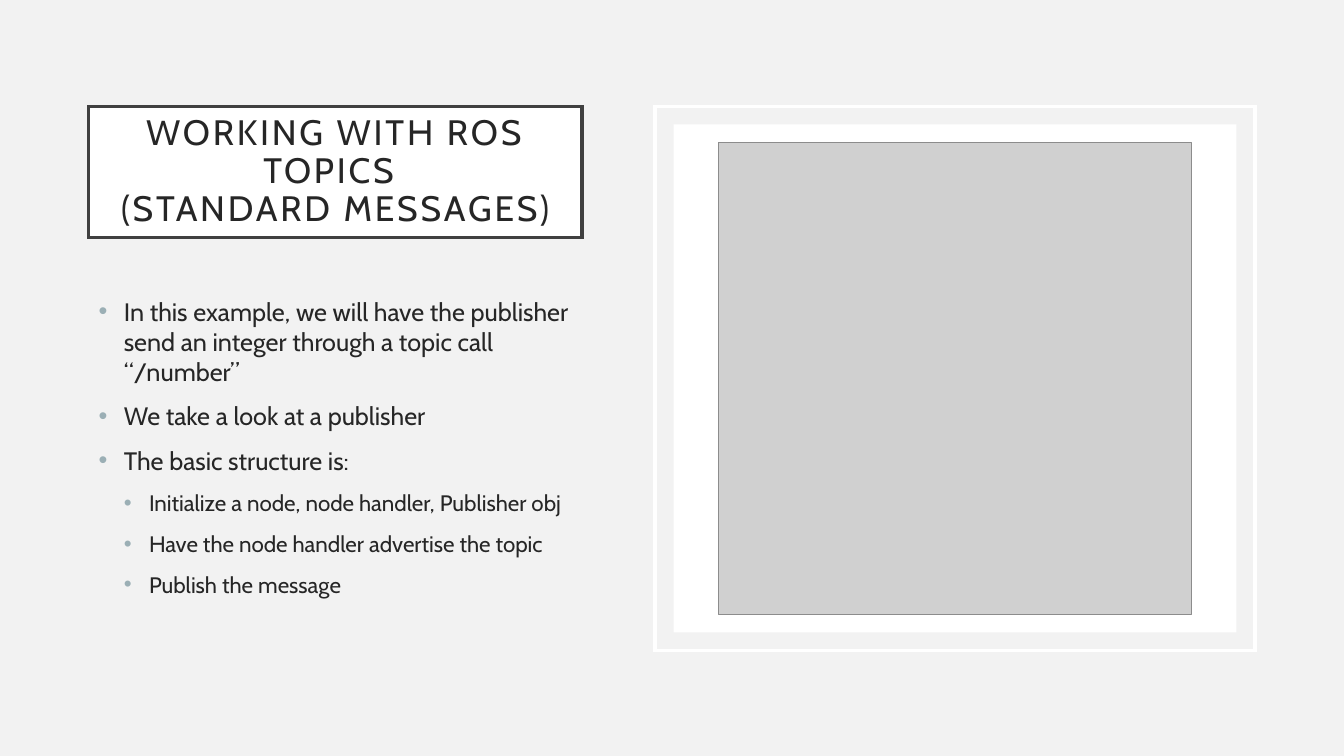
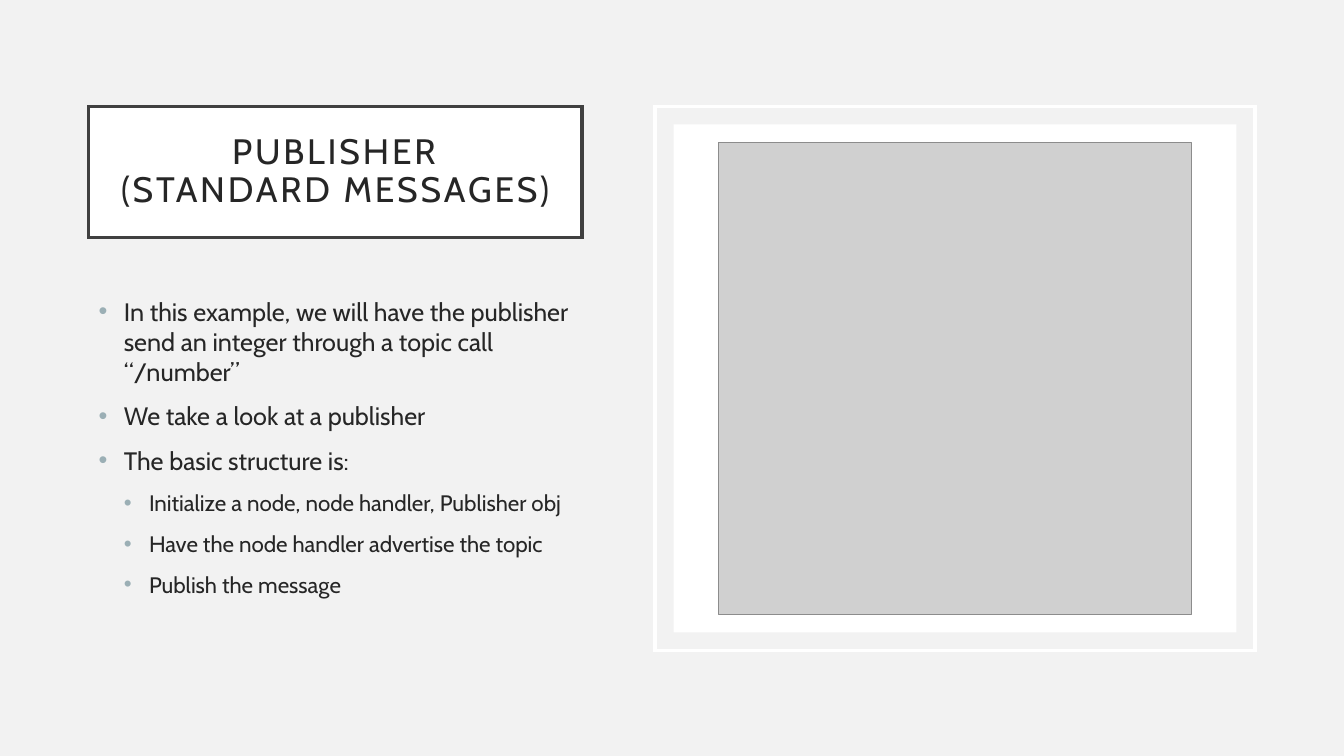
Before and after one commit to fpt-corp/DiRa, a slide deck: slide 4 of DiRa_Digital_Race_Software/Reference/ROS/Working with ROS topic.pptx (slide 3 before the commit). Drawn at 1344x756 pixels with LibreOffice and Linux fonts; fonts in the diff are those of the drawing; grey boxes stand for pictures. Boxes give left, top, right and bottom in pixels: in the first picture for what was removed or moved away, otherwise in the second. Text is boxed around its words. In the diff, an @@ line names an element or a change of style, - is before the commit and + after.

Commit message:
Update ROS topic; Add ROS service base slide

```diff
--- a/DiRa_Digital_Race_Software/Reference/ROS/Working with ROS topic.pptx
+++ b/DiRa_Digital_Race_Software/Reference/ROS/Working with ROS topic.pptx
@@ title at bbox=[121, 139, 550, 207]: text changed @@
-WORKING WITH ROS TOPICS
-(STANDARD MESSAGES)
+PUBLISHER
+(STANDARD MESSAGES)
```
Also in this commit, not shown: 9 other slides changed, 2 slides added, 1 other file.
